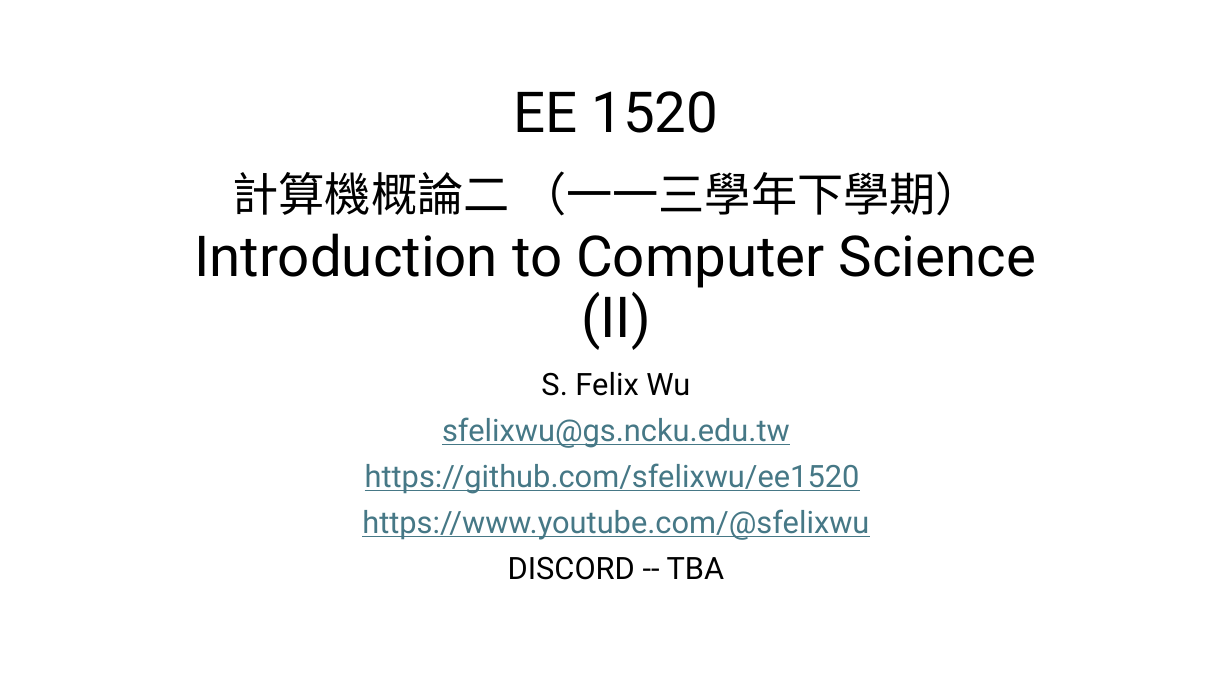
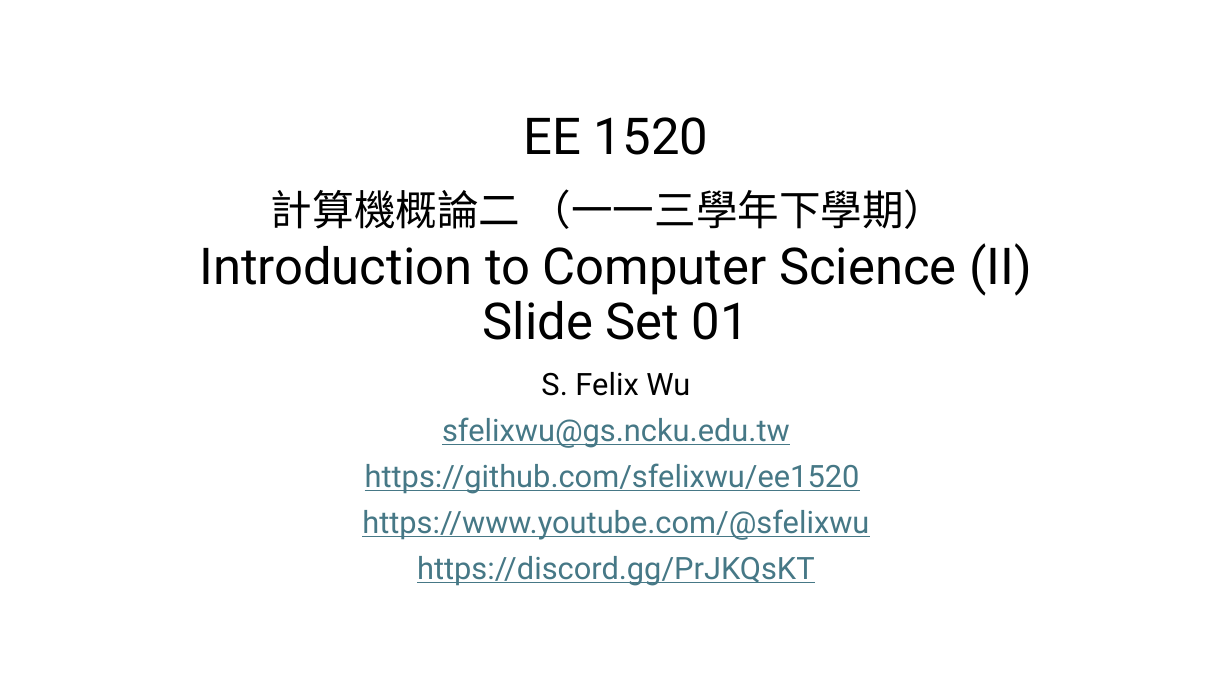
Before and after one commit to sfelixwu/ee1520, a slide deck: slide 1 of NCKU_CSII_001.pptx. Drawn at 1232x693 pixels with LibreOffice and Linux fonts; fonts in the diff are those of the drawing. Boxes give left, top, right and bottom in pixels: in the first picture for what was removed or moved away, otherwise in the second. Text is boxed around its words. In the diff, an @@ line names an element or a change of style, - is before the commit and + after.

```diff
--- a/NCKU_CSII_001.pptx
+++ b/NCKU_CSII_001.pptx
@@ title at <box>199,117,1032,340</box>: text changed; size 44 to 39.6 pt @@
-EE 1520
-計算機概論二 （一一三學年下學期）
-Introduction to Computer Science (II)
+EE 1520
+計算機概論二 （一一三學年下學期）
+Introduction to Computer Science (II)
+Slide Set 01
@@ subtitle at <box>417,556,815,586</box>: text changed; text colour #000000 to #467886 @@
-DISCORD -- TBA
+https://discord.gg/PrJKQsKT
```
Also in this commit, not shown: 23 other slides changed, 1 other file.
